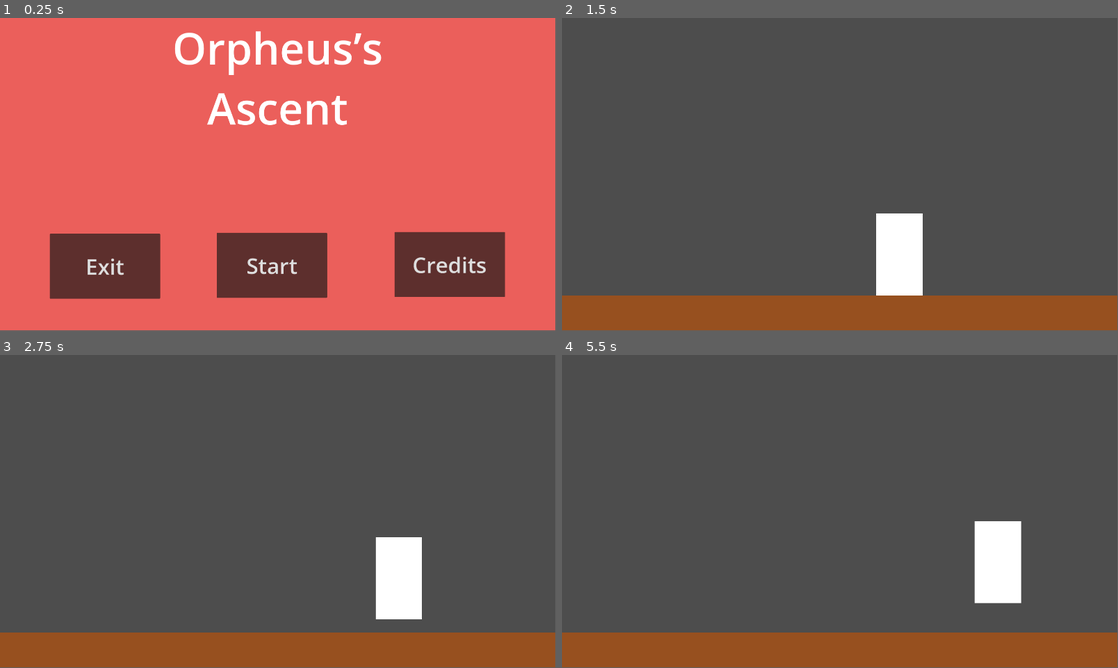
Above: before the commit, frames 1-4 (two rows, left to right).
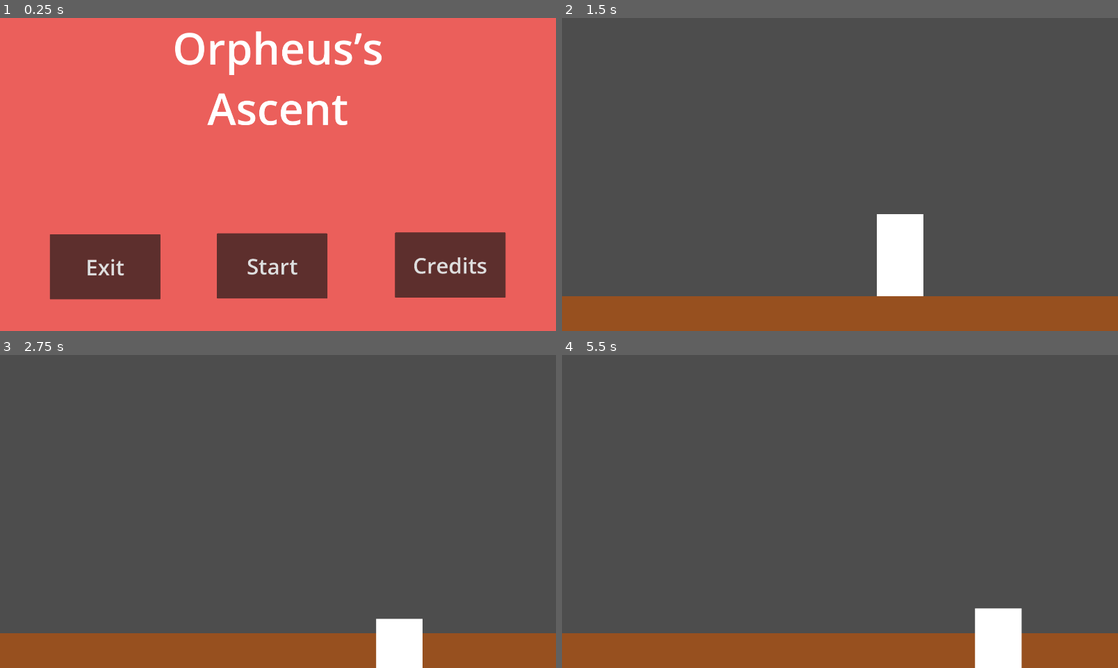
Above: after the commit, the same moments.

Repository: Mseavers1/Orpheus-Ascent
Game: Godot game, scene res://scenes/MainScene.tscn
Two runs of this game, one before a commit and one after it. Both use one fixed random seed, a clock stepped at 60 frames per second and the inputs below.
Inputs:
- Up to frame 1 (0.25 s): no input
- Up to frame 2 (1.5 s): click "Start" at 0.5 s; tap Enter at 1.25 s; hold D (move-right) from 1.28 s (still down)
- Up to frame 3 (2.75 s): tap Space (jump) at 1.52, 2.27 s; release D (move-right) at 2.03 s; hold S (move-down, bound only after the commit) from 2.03 s (still down)
- Up to frame 4 (5.5 s): release S (move-down, bound only after the commit) at 2.78 s; hold D (move-right) 2.78-4.28 s; tap Space (jump) at 3.77, 4.52, 5.27 s; hold A (move-left) from 4.28 s (still down)
In our replay, the window is 799x449 before the commit and 800x450 after it. These sizes can differ from the game's own. Grey fills any space a smaller window leaves; there, only what the larger window draws over its background counts as a difference.

The runs differ from the first frame. In frame 1, 1.5% of the frame differs, in the area x 8-91%, y 4-90%; in frame 2, 0.4%; in frame 3, 3.8%; in frame 4, 4.2%, in the area x 0-100%, y 0-100%.

Commit message:
Procedural Generation 1

Diff:
--- a/Csc-275-project/project.godot
+++ b/Csc-275-project/project.godot
@@ -19,6 +19,11 @@
 
 window/size/viewport_width=1920
 window/size/viewport_height=1080
+window/stretch/mode="viewport"
+
+[dotnet]
+
+project/assembly_name="csc-275-project"
 
 [input]
 
@@ -38,6 +43,11 @@
 , Object(InputEventKey,"resource_local_to_scene":false,"resource_name":"","device":-1,"window_id":0,"alt_pressed":false,"shift_pressed":false,"ctrl_pressed":false,"meta_pressed":false,"pressed":false,"keycode":0,"physical_keycode":87,"key_label":0,"unicode":119,"echo":false,"script":null)
 ]
 }
+move-down={
+"deadzone": 0.5,
+"events": [Object(InputEventKey,"resource_local_to_scene":false,"resource_name":"","device":-1,"window_id":0,"alt_pressed":false,"shift_pressed":false,"ctrl_pressed":false,"meta_pressed":false,"pressed":false,"keycode":0,"physical_keycode":83,"key_label":0,"unicode":115,"echo":false,"script":null)
+]
+}
 
 [rendering]
 
--- a/Csc-275-project/scenes/Platform.tscn
+++ /dev/null
@@ -1,6 +0,0 @@
-[gd_scene format=3 uid="uid://ynvy45qxv5t1"]
-
-[node name="Platform" type="ColorRect"]
-offset_right = 302.0
-offset_bottom = 40.0
-color = Color(0, 0, 0, 1)
--- /dev/null
+++ b/Csc-275-project/scenes/Platform_1.tscn
@@ -0,0 +1,8 @@
+[gd_scene load_steps=2 format=3 uid="uid://ynvy45qxv5t1"]
+
+[ext_resource type="Texture2D" uid="uid://h0owpiaabobu" path="res://Images/TestPlatform1.png" id="1_vo4mu"]
+
+[node name="Platform_1" type="Node2D"]
+
+[node name="Image" type="Sprite2D" parent="."]
+texture = ExtResource("1_vo4mu")
--- /dev/null
+++ b/Csc-275-project/scenes/Platform_2.tscn
@@ -0,0 +1,9 @@
+[gd_scene load_steps=2 format=3 uid="uid://cbmcflshyjmla"]
+
+[ext_resource type="Texture2D" uid="uid://cm1hharaw7oej" path="res://Images/TestPlatform2.png" id="1_ktl46"]
+
+[node name="Platform2" type="Node2D"]
+
+[node name="Image" type="Sprite2D" parent="."]
+position = Vector2(192, 32)
+texture = ExtResource("1_ktl46")
--- /dev/null
+++ b/Csc-275-project/scenes/Platform_3.tscn
@@ -0,0 +1,9 @@
+[gd_scene load_steps=2 format=3 uid="uid://cxggq26pjace6"]
+
+[ext_resource type="Texture2D" uid="uid://cseos1bva8oi6" path="res://Images/TestPlatformer3.png" id="1_3fbbj"]
+
+[node name="Platform3" type="Node2D"]
+
+[node name="TestPlatformer3" type="Sprite2D" parent="."]
+position = Vector2(32, 96)
+texture = ExtResource("1_3fbbj")
--- /dev/null
+++ b/Csc-275-project/scenes/Platform_4.tscn
@@ -0,0 +1,9 @@
+[gd_scene load_steps=2 format=3 uid="uid://dckv0men4gq6j"]
+
+[ext_resource type="Texture2D" uid="uid://c26yubjge0u1l" path="res://Images/TestPlatformer4.png" id="1_akiet"]
+
+[node name="Platform4" type="Node2D"]
+
+[node name="TestPlatformer4" type="Sprite2D" parent="."]
+position = Vector2(32, 128)
+texture = ExtResource("1_akiet")
--- /dev/null
+++ b/Csc-275-project/scenes/Platform_5.tscn
@@ -0,0 +1,9 @@
+[gd_scene load_steps=2 format=3 uid="uid://1464t6li1ey0"]
+
+[ext_resource type="Texture2D" uid="uid://fkumx6b7n0qp" path="res://Images/TestPlatform5.png" id="1_1vybi"]
+
+[node name="Platform5" type="Node2D"]
+
+[node name="TestPlatform5" type="Sprite2D" parent="."]
+position = Vector2(32, 192)
+texture = ExtResource("1_1vybi")
--- /dev/null
+++ b/Csc-275-project/scenes/Platform_6.tscn
@@ -0,0 +1,9 @@
+[gd_scene load_steps=2 format=3 uid="uid://cohf1yqeswom8"]
+
+[ext_resource type="Texture2D" uid="uid://bo0f304g1c7tn" path="res://Images/Platform6.png" id="1_nsgco"]
+
+[node name="Platform6" type="Node2D"]
+
+[node name="Platform6" type="Sprite2D" parent="."]
+position = Vector2(960, 32)
+texture = ExtResource("1_nsgco")
--- a/Csc-275-project/scenes/PlayerCharacter.tscn
+++ b/Csc-275-project/scenes/PlayerCharacter.tscn
@@ -3,7 +3,7 @@
 [ext_resource type="Script" path="res://scripts/PlayerCharacter.gd" id="1_vwyqc"]
 
 [sub_resource type="RectangleShape2D" id="RectangleShape2D_nxqxw"]
-size = Vector2(158, 286)
+size = Vector2(158, 287)
 
 [node name="PlayerCharacter" type="RigidBody2D"]
 script = ExtResource("1_vwyqc")
@@ -15,5 +15,5 @@
 offset_bottom = 398.0
 
 [node name="CollisionShape2D" type="CollisionShape2D" parent="."]
-position = Vector2(234, 257)
+position = Vector2(234, 256.5)
 shape = SubResource("RectangleShape2D_nxqxw")
--- /dev/null
+++ b/Csc-275-project/scenes/TempScene.tscn
@@ -0,0 +1,20 @@
+[gd_scene load_steps=4 format=3 uid="uid://cykm5wcd57mry"]
+
+[ext_resource type="Script" path="res://scripts/PlatformGeneration.gd" id="1_bx10i"]
+[ext_resource type="PackedScene" uid="uid://cohf1yqeswom8" path="res://scenes/Platform_6.tscn" id="2_5ofet"]
+[ext_resource type="PackedScene" uid="uid://bgn04w7ih44h" path="res://scenes/PlayerCharacter.tscn" id="3_xbidr"]
+
+[node name="TempScene" type="Node2D" node_paths=PackedStringArray("camera", "player")]
+script = ExtResource("1_bx10i")
+camera = NodePath("Camera")
+player = NodePath("PlayerCharacter")
+
+[node name="Camera" type="Camera2D" parent="."]
+position = Vector2(960, 541)
+
+[node name="Floor" parent="." instance=ExtResource("2_5ofet")]
+position = Vector2(0, 977)
+
+[node name="PlayerCharacter" parent="." instance=ExtResource("3_xbidr")]
+position = Vector2(1059, 429)
+gravity_scale = 0.0
--- /dev/null
+++ b/Csc-275-project/scripts/PlatformGeneration.gd
@@ -0,0 +1,97 @@
+extends Node2D
+
+@export var camera: Camera2D
+@export var player: RigidBody2D
+
+var platform1 = load("res://scenes/Platform_1.tscn")
+var platform2 = load("res://scenes/Platform_2.tscn")
+var platform3 = load("res://scenes/Platform_3.tscn")
+var platform4 = load("res://scenes/Platform_4.tscn")
+var platform5 = load("res://scenes/Platform_5.tscn")
+
+# Couldnt figure out how to get resolution using code
+var screen = Vector2(1920, 1080)
+var spawning = false
+
+var xRange = 600
+var platform1Width = 192
+var platforms = []
+
+func yDistance(y1, y2):
+	return pow(pow(y2 - y1, 2), 1.0/2.0)
+
+# Called when the node enters the scene tree for the first time.
+func _ready():
+	for x in 10:
+		var plat = platform1.instantiate()
+		plat.set_name("Platform")
+		add_child(plat)
+
+		var xPos = screen.x / 2
+
+		if len(platforms) > 0:
+			var lastPos = platforms[x - 1].position
+
+			var ran = randf_range(0, 1)
+
+			# Right
+			if ran >= 0.5:
+				ran = randf_range((lastPos.x + (platform1Width / 2)), lastPos.x + xRange)
+			# Left
+			else:
+				ran = randf_range((lastPos.x - (platform1Width / 2)), lastPos.x - xRange)
+
+			xPos = ran
+
+			if xPos < 0:
+				xPos = platform1Width
+			elif xPos > screen.x:
+				xPos = screen.x - platform1Width
+
+		plat.position = Vector2(xPos, 700 - (x * 200))
+		platforms.append(plat)
+
+
+# Called every frame. 'delta' is the elapsed time since the previous frame.
+func _process(delta):
+	camera.position = Vector2(camera.position.x, player.position.y)
+
+	if yDistance(platforms[-1].position.y, player.position.y) < 500 and !spawning:
+		print('Spawning Platforms')
+		spawning = true
+		spawnPlatforms(platforms[-1].position.y)
+
+func spawnPlatforms(starting_y):
+	for x in 10:
+
+		if x == 0:
+			continue
+
+		var plat = platform1.instantiate()
+		plat.set_name("Platform")
+		add_child(plat)
+
+		var xPos = screen.x / 2
+
+		var lastPos = platforms[-1].position
+
+		var ran = randf_range(0, 1)
+
+		# Right
+		if ran >= 0.5:
+			ran = randf_range((lastPos.x + (platform1Width / 2)), lastPos.x + xRange)
+		# Left
+		else:
+			ran = randf_range((lastPos.x - (platform1Width / 2)), lastPos.x - xRange)
+
+		xPos = ran
+
+		if xPos - (platform1Width / 2) < 0:
+			xPos = platform1Width / 2
+		elif xPos + (platform1Width / 2) > screen.x:
+			xPos = screen.x - platform1Width / 2
+
+		plat.position = Vector2(xPos, starting_y - (x * 200))
+		platforms.append(plat)
+
+	spawning = false
--- a/Csc-275-project/scripts/PlayerCharacter.gd
+++ b/Csc-275-project/scripts/PlayerCharacter.gd
@@ -16,6 +16,9 @@
 	if Input.is_action_pressed("move-right") :
 		velocity.x += 1;
 
+	if Input.is_action_pressed("move-down") :
+		velocity.y += 1;
+
 	if Input.is_action_pressed("jump") :
 		velocity.y -= 1;
 
@@ -23,7 +26,7 @@
 		velocity = velocity.normalized() * speed;
 
 	position += velocity*delta;
-	position = position.clamp(Vector2.ZERO, screen_size)
+	# position = position.clamp(Vector2.ZERO, screen_size)
 
-	if velocity.y >= 1:
-		velocity -= 1;
+	#if velocity.y >= 1:
+	#	velocity -= 1;
Binary file added: Csc-275-project/Images/Platform6.png
Not shown, added: Csc-275-project/Images/Platform6.png.import
Binary file added: Csc-275-project/Images/TestPlatform1.png
Not shown, added: Csc-275-project/Images/TestPlatform1.png.import
Binary file added: Csc-275-project/Images/TestPlatform2.png
Not shown, added: Csc-275-project/Images/TestPlatform2.png.import
Binary file added: Csc-275-project/Images/TestPlatform5.png
Not shown, added: Csc-275-project/Images/TestPlatform5.png.import
Binary file added: Csc-275-project/Images/TestPlatformer3.png
Not shown, added: Csc-275-project/Images/TestPlatformer3.png.import
Binary file added: Csc-275-project/Images/TestPlatformer4.png
Not shown, added: Csc-275-project/Images/TestPlatformer4.png.import
(and 1 more such lines)
